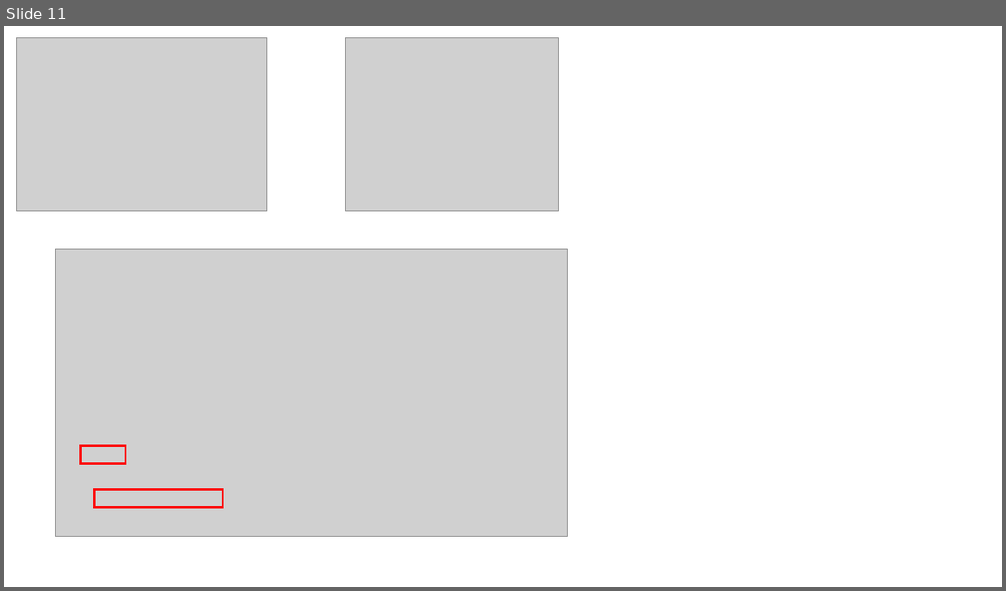
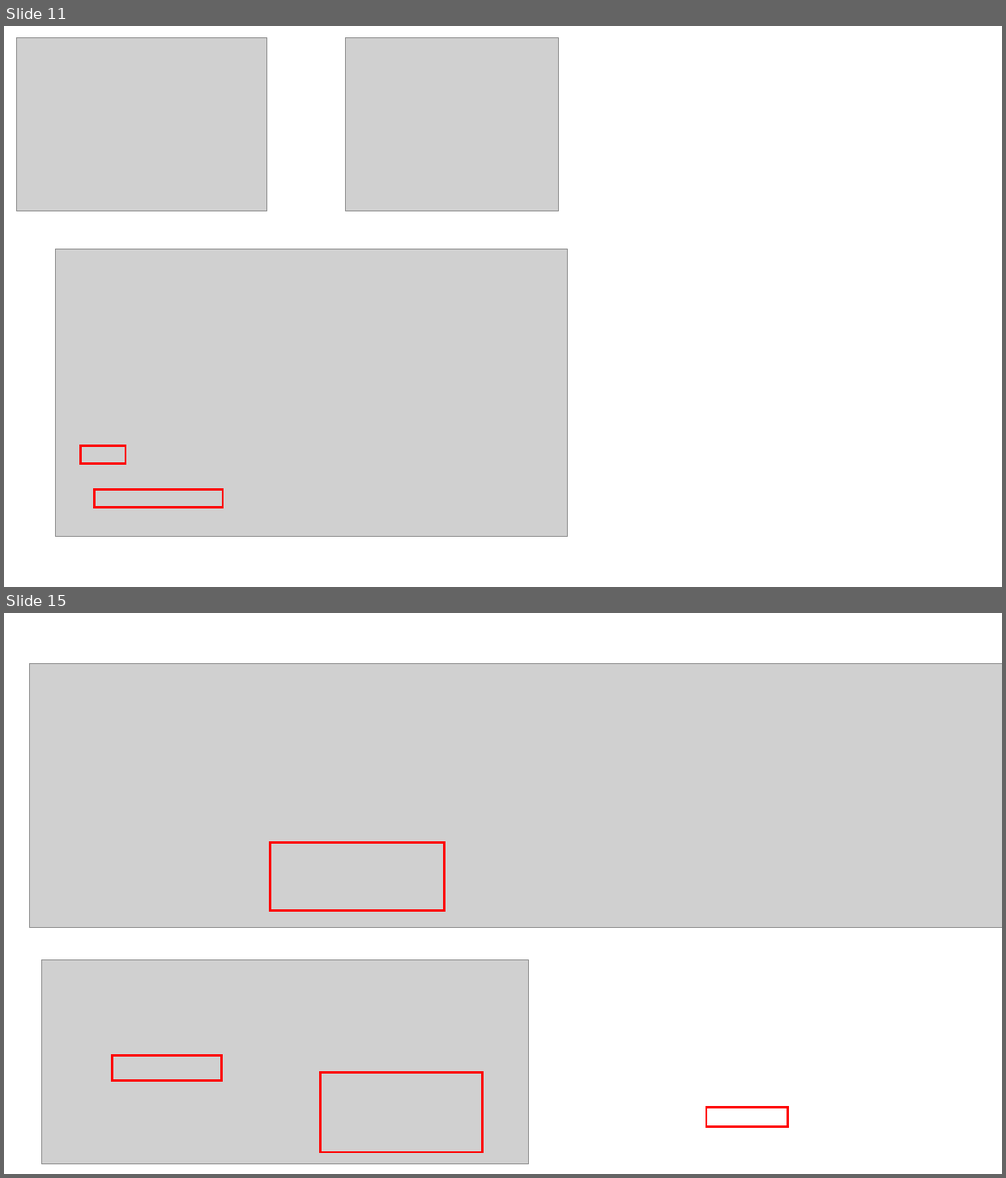
Before and after one commit to dhslrl321/TIL, a slide deck: Spring-Springboot/스프링 프레임워크 학습자료.pptx. Shown one above the other, each under a label of ours: slide 11 before the commit, slides 11 and 15 after it; the slides between them are not shown. The pictures are 1006x591 and 1006x1178 pixels, drawn with LibreOffice and Linux fonts; fonts in the diff are those of the drawing; grey boxes stand for pictures. Boxes give left, top, right and bottom in pixels: in the first picture for what was removed or moved away, otherwise in the second. Text is boxed around its words. In the diff, an @@ line names an element or a change of style, - is before the commit and + after.

```diff
--- a/Spring-Springboot/스프링 프레임워크 학습자료.pptx
+++ b/Spring-Springboot/스프링 프레임워크 학습자료.pptx
@@ slide 15 added at <box>4,613,1002,1174</box>, background #FFFFFF @@
@@ picture added at <box>29,663,1002,927</box> @@
@@ rectangle added at <box>270,843,445,911</box>, outline #FF0000 2.25 pt @@
@@ picture added at <box>42,960,529,1165</box> @@
@@ rectangle added at <box>112,1055,222,1081</box>, outline #FF0000 2.25 pt @@
@@ rectangle added at <box>321,1072,483,1152</box>, outline #FF0000 2.25 pt @@
@@ rectangle added at <box>706,1108,788,1127</box>, outline #FF0000 2.25 pt @@
```
Also in this commit, not shown: 1 slide changed, 2 other slides added, 1 slide removed, 1 other file.
